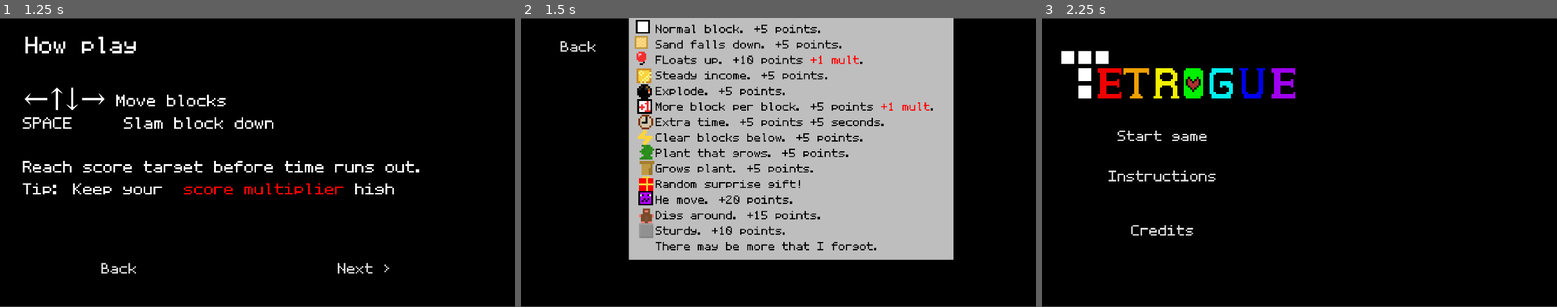
Above: before the commit, frames 1-3 (left to right).
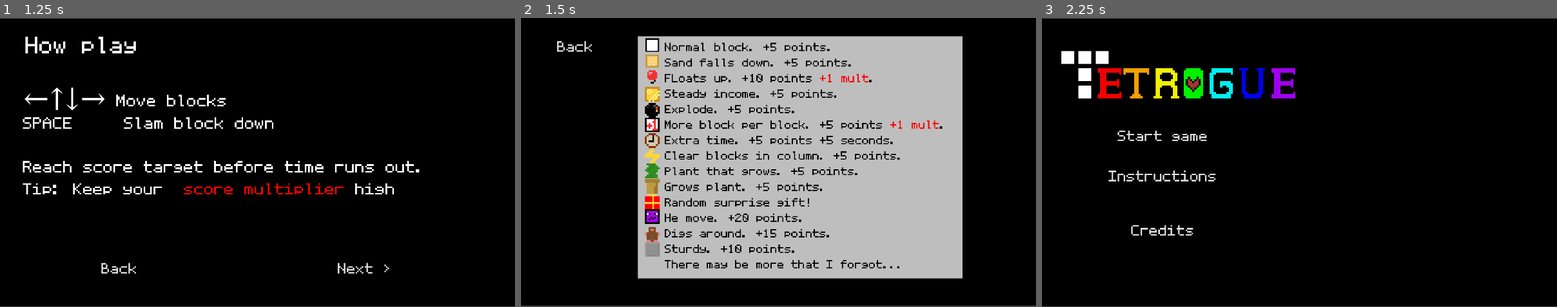
Above: after the commit, the same moments.

Repository: AsgerHB/create-jam-spring-2025
Game: Godot game, scene res://Scenes/Main Menu.tscn
Same seed, same stepped clock (60 frames per second), same inputs: the game is played once before the commit and once after it. Sound files missing from this copy of the repository are replaced by a short silence.
Inputs:
- Up to frame 1 (1.25 s): click "Instructions" at 0.5 s
- Up to frame 2 (1.5 s): click "Next >" at 1.25 s
- Up to frame 3 (2.25 s): click "Back" at 2 s

Frame 1 is identical in both runs. In frame 2, 21% of the frame differs, in the area x 0-100%, y 0-100%; in frame 3, nothing differs.

Commit message:
Add block instrutions to selector screen

Diff:
--- a/Prefabs/Selector.tscn
+++ b/Prefabs/Selector.tscn
@@ -5,7 +5,7 @@
 [ext_resource type="Texture2D" uid="uid://bb72uply2u8hi" path="res://Sprites/Black.png" id="2_wi3ll"]
 [ext_resource type="Script" uid="uid://bx82estqdp3a7" path="res://Scripts/LoopMusic.gd" id="3_637dj"]
 [ext_resource type="Texture2D" uid="uid://dj7j4put16rls" path="res://Sprites/Gray.png" id="3_w1dt1"]
-[ext_resource type="Theme" uid="uid://0guyg45mewl2" path="res://Theming/retro.tres" id="4_637dj"]
+[ext_resource type="PackedScene" uid="uid://bbnjt3yj141lc" path="res://Prefabs/block_instructions.tscn" id="8_jiw6k"]
 
 [node name="Selector" type="Node2D"]
 script = ExtResource("1_k2e2o")
@@ -25,15 +25,15 @@
 autoplay = true
 script = ExtResource("3_637dj")
 
-[node name="RichTextLabel" type="RichTextLabel" parent="."]
-offset_left = 1252.0
-offset_top = 153.0
-offset_right = 1817.0
-offset_bottom = 417.0
-theme = ExtResource("4_637dj")
-theme_override_font_sizes/normal_font_size = 120
-bbcode_enabled = true
-text = "[color=green]Level up![/color]
-Select 2"
+[node name="InstructionsPopup" type="Node2D" parent="."]
+position = Vector2(1241, 50)
+scale = Vector2(0.5, 0.5)
+
+[node name="BlackOutline" type="Sprite2D" parent="InstructionsPopup"]
+position = Vector2(605, 453)
+scale = Vector2(76.5255, 57.2619)
+texture = ExtResource("2_wi3ll")
+
+[node name="BlockInstructions" parent="InstructionsPopup" instance=ExtResource("8_jiw6k")]
 
 [connection signal="finished" from="Tetrogue-Menu" to="Tetrogue-Menu" method="_on_finished"]
--- /dev/null
+++ b/Prefabs/block_instructions.tscn
@@ -0,0 +1,135 @@
+[gd_scene load_steps=4 format=3 uid="uid://bbnjt3yj141lc"]
+
+[ext_resource type="Texture2D" uid="uid://dj7j4put16rls" path="res://Sprites/Gray.png" id="1_u0mki"]
+[ext_resource type="Texture2D" uid="uid://t27wqlp1hsc5" path="res://Sprites/BlockSprites.png" id="2_4oh6a"]
+[ext_resource type="Theme" uid="uid://0guyg45mewl2" path="res://Theming/retro.tres" id="3_v6a76"]
+
+[node name="BlockInstructions" type="Node2D"]
+
+[node name="Gray" type="Sprite2D" parent="."]
+position = Vector2(605.25, 451.75)
+scale = Vector2(6.02239, 3.74896)
+texture = ExtResource("1_u0mki")
+
+[node name="BlockSprites" type="Sprite2D" parent="Gray"]
+position = Vector2(-91.6204, -111.975)
+scale = Vector2(1.11686, 1.79415)
+texture = ExtResource("2_4oh6a")
+region_enabled = true
+region_rect = Rect2(0.0531025, 0.110546, 7.75385, 7.50169)
+
+[node name="BlockSprites2" type="Sprite2D" parent="Gray"]
+position = Vector2(-91.6204, -96.0388)
+scale = Vector2(1.03681, 1.61089)
+texture = ExtResource("2_4oh6a")
+region_enabled = true
+region_rect = Rect2(8, 0, 8, 8)
+
+[node name="BlockSprites3" type="Sprite2D" parent="Gray"]
+position = Vector2(-91.6204, -80.2158)
+scale = Vector2(1.01605, 1.6322)
+texture = ExtResource("2_4oh6a")
+region_enabled = true
+region_rect = Rect2(8, 16, 8, 8)
+
+[node name="BlockSprites4" type="Sprite2D" parent="Gray"]
+position = Vector2(-91.6204, -62.8777)
+scale = Vector2(1.14059, 1.83225)
+texture = ExtResource("2_4oh6a")
+region_enabled = true
+region_rect = Rect2(0, 8, 8, 8)
+
+[node name="BlockSprites5" type="Sprite2D" parent="Gray"]
+position = Vector2(-91.6204, -47.013)
+scale = Vector2(1.14059, 1.83225)
+texture = ExtResource("2_4oh6a")
+region_enabled = true
+region_rect = Rect2(8, 8, 8, 8)
+
+[node name="BlockSprites6" type="Sprite2D" parent="Gray"]
+position = Vector2(-91.6204, -32.3423)
+scale = Vector2(1.14059, 1.83225)
+texture = ExtResource("2_4oh6a")
+region_enabled = true
+region_rect = Rect2(0, 16, 8, 8)
+
+[node name="BlockSprites7" type="Sprite2D" parent="Gray"]
+position = Vector2(-91.6204, -16.8713)
+scale = Vector2(1.14059, 1.83225)
+texture = ExtResource("2_4oh6a")
+region_enabled = true
+region_rect = Rect2(16, 0, 8, 8)
+
+[node name="BlockSprites8" type="Sprite2D" parent="Gray"]
+position = Vector2(-91.6204, -1.40039)
+scale = Vector2(1.14059, 1.83225)
+texture = ExtResource("2_4oh6a")
+region_enabled = true
+region_rect = Rect2(32, 0, 8, 8)
+
+[node name="BlockSprites9" type="Sprite2D" parent="Gray"]
+position = Vector2(-91.6204, 13.5371)
+scale = Vector2(1.14059, 1.83225)
+texture = ExtResource("2_4oh6a")
+region_enabled = true
+region_rect = Rect2(32, 8, 8, 8)
+
+[node name="BlockSprites10" type="Sprite2D" parent="Gray"]
+position = Vector2(-91.6204, 29.008)
+scale = Vector2(1.14059, 1.83225)
+texture = ExtResource("2_4oh6a")
+region_enabled = true
+region_rect = Rect2(32, 16, 8, 8)
+
+[node name="BlockSprites11" type="Sprite2D" parent="Gray"]
+position = Vector2(-91.6204, 44.479)
+scale = Vector2(1.14059, 1.83225)
+texture = ExtResource("2_4oh6a")
+region_enabled = true
+region_rect = Rect2(24, 0, 8, 8)
+
+[node name="BlockSprites12" type="Sprite2D" parent="Gray"]
+position = Vector2(-91.6204, 59.1497)
+scale = Vector2(1.14059, 1.83225)
+texture = ExtResource("2_4oh6a")
+region_enabled = true
+region_rect = Rect2(24, 16, 8, 8)
+
+[node name="BlockSprites13" type="Sprite2D" parent="Gray"]
+position = Vector2(-91.6204, 76.7546)
+scale = Vector2(1.14059, 1.83225)
+texture = ExtResource("2_4oh6a")
+region_enabled = true
+region_rect = Rect2(40, 0, 8, 8)
+
+[node name="BlockSprites14" type="Sprite2D" parent="Gray"]
+position = Vector2(-91.6204, 91.692)
+scale = Vector2(1.14059, 1.83225)
+texture = ExtResource("2_4oh6a")
+region_enabled = true
+region_rect = Rect2(16, 8, 8, 8)
+
+[node name="RichTextLabel2" type="RichTextLabel" parent="."]
+offset_left = 99.5002
+offset_top = 11.4997
+offset_right = 1503.5
+offset_bottom = 895.5
+theme = ExtResource("3_v6a76")
+theme_override_colors/default_color = Color(0, 0, 0, 1)
+theme_override_font_sizes/normal_font_size = 70
+bbcode_enabled = true
+text = "Normal block. +5 points.
+Sand falls down. +5 points.
+FLoats up. +10 points [color=red]+1 mult[/color].
+Steady income. +5 points.
+Explode. +5 points.
+More block per block. +5 points [color=red]+1 mult[/color].
+Extra time. +5 points +5 seconds.
+Clear blocks in column. +5 points.
+Plant that grows. +5 points.
+Grows plant. +5 points.
+Random surprise gift!
+He move. +20 points.
+Digs around. +15 points.
+Sturdy. +10 points.
+There may be more that I forgot..."
--- a/Scenes/Instructions1.tscn
+++ b/Scenes/Instructions1.tscn
@@ -1,10 +1,10 @@
-[gd_scene load_steps=4 format=3 uid="uid://d1hqtmp8wnpd"]
+[gd_scene load_steps=4 format=3 uid="uid://bwm54cidfov30"]
 
 [ext_resource type="Script" uid="uid://cb8yt3moiakpn" path="res://Scripts/Credits.gd" id="1_vs51u"]
 [ext_resource type="Texture2D" uid="uid://bb72uply2u8hi" path="res://Sprites/Black.png" id="2_8lqe2"]
 [ext_resource type="Theme" uid="uid://0guyg45mewl2" path="res://Theming/retro.tres" id="3_mq808"]
 
-[node name="Menu2" type="Node2D"]
+[node name="Menu3" type="Node2D"]
 script = ExtResource("1_vs51u")
 
 [node name="Black" type="Sprite2D" parent="."]
--- a/Scenes/Instructions2.tscn
+++ b/Scenes/Instructions2.tscn
@@ -1,157 +1,31 @@
-[gd_scene load_steps=6 format=3 uid="uid://ccggcah8x2y63"]
+[gd_scene load_steps=5 format=3 uid="uid://b1h7kajwfrkrv"]
 
 [ext_resource type="Script" uid="uid://cb8yt3moiakpn" path="res://Scripts/Credits.gd" id="1_4uyco"]
 [ext_resource type="Texture2D" uid="uid://bb72uply2u8hi" path="res://Sprites/Black.png" id="2_1cyd4"]
 [ext_resource type="Theme" uid="uid://0guyg45mewl2" path="res://Theming/retro.tres" id="3_m48fc"]
-[ext_resource type="Texture2D" uid="uid://dj7j4put16rls" path="res://Sprites/Gray.png" id="3_rv3dk"]
-[ext_resource type="Texture2D" uid="uid://t27wqlp1hsc5" path="res://Sprites/BlockSprites.png" id="5_xl543"]
+[ext_resource type="PackedScene" uid="uid://bbnjt3yj141lc" path="res://Prefabs/block_instructions.tscn" id="4_1cyd4"]
 
 [node name="Menu" type="Node2D"]
 script = ExtResource("1_4uyco")
 
 [node name="Black" type="Sprite2D" parent="."]
-position = Vector2(958.5, 539.5)
+position = Vector2(960.5, 537.5)
 scale = Vector2(120.188, 67.1875)
 texture = ExtResource("2_1cyd4")
-
-[node name="Gray" type="Sprite2D" parent="."]
-position = Vector2(1007.25, 451.75)
-scale = Vector2(6.02239, 3.74896)
-texture = ExtResource("3_rv3dk")
-
-[node name="BlockSprites" type="Sprite2D" parent="Gray"]
-position = Vector2(-91.8725, -111.975)
-scale = Vector2(1.11686, 1.79415)
-texture = ExtResource("5_xl543")
-region_enabled = true
-region_rect = Rect2(0.0531025, 0.110546, 7.75385, 7.50169)
-
-[node name="BlockSprites2" type="Sprite2D" parent="Gray"]
-position = Vector2(-92.7749, -96.0388)
-scale = Vector2(1.03681, 1.61089)
-texture = ExtResource("5_xl543")
-region_enabled = true
-region_rect = Rect2(8, 0, 8, 8)
-
-[node name="BlockSprites3" type="Sprite2D" parent="Gray"]
-position = Vector2(-92.6918, -80.2158)
-scale = Vector2(1.01605, 1.6322)
-texture = ExtResource("5_xl543")
-region_enabled = true
-region_rect = Rect2(8, 16, 8, 8)
-
-[node name="BlockSprites4" type="Sprite2D" parent="Gray"]
-position = Vector2(-91.0314, -62.8777)
-scale = Vector2(1.14059, 1.83225)
-texture = ExtResource("5_xl543")
-region_enabled = true
-region_rect = Rect2(0, 8, 8, 8)
-
-[node name="BlockSprites5" type="Sprite2D" parent="Gray"]
-position = Vector2(-90.7863, -47.013)
-scale = Vector2(1.14059, 1.83225)
-texture = ExtResource("5_xl543")
-region_enabled = true
-region_rect = Rect2(8, 8, 8, 8)
-
-[node name="BlockSprites6" type="Sprite2D" parent="Gray"]
-position = Vector2(-90.6202, -32.3423)
-scale = Vector2(1.14059, 1.83225)
-texture = ExtResource("5_xl543")
-region_enabled = true
-region_rect = Rect2(0, 16, 8, 8)
-
-[node name="BlockSprites7" type="Sprite2D" parent="Gray"]
-position = Vector2(-90.1221, -16.8713)
-scale = Vector2(1.14059, 1.83225)
-texture = ExtResource("5_xl543")
-region_enabled = true
-region_rect = Rect2(16, 0, 8, 8)
-
-[node name="BlockSprites8" type="Sprite2D" parent="Gray"]
-position = Vector2(-90.4542, -1.40039)
-scale = Vector2(1.14059, 1.83225)
-texture = ExtResource("5_xl543")
-region_enabled = true
-region_rect = Rect2(32, 0, 8, 8)
-
-[node name="BlockSprites9" type="Sprite2D" parent="Gray"]
-position = Vector2(-89.2918, 13.5371)
-scale = Vector2(1.14059, 1.83225)
-texture = ExtResource("5_xl543")
-region_enabled = true
-region_rect = Rect2(32, 8, 8, 8)
-
-[node name="BlockSprites10" type="Sprite2D" parent="Gray"]
-position = Vector2(-89.2918, 29.008)
-scale = Vector2(1.14059, 1.83225)
-texture = ExtResource("5_xl543")
-region_enabled = true
-region_rect = Rect2(32, 16, 8, 8)
-
-[node name="BlockSprites11" type="Sprite2D" parent="Gray"]
-position = Vector2(-89.79, 44.479)
-scale = Vector2(1.14059, 1.83225)
-texture = ExtResource("5_xl543")
-region_enabled = true
-region_rect = Rect2(24, 0, 8, 8)
-
-[node name="BlockSprites12" type="Sprite2D" parent="Gray"]
-position = Vector2(-90.1221, 59.1497)
-scale = Vector2(1.14059, 1.83225)
-texture = ExtResource("5_xl543")
-region_enabled = true
-region_rect = Rect2(24, 16, 8, 8)
-
-[node name="BlockSprites13" type="Sprite2D" parent="Gray"]
-position = Vector2(-89.6239, 76.7546)
-scale = Vector2(1.14059, 1.83225)
-texture = ExtResource("5_xl543")
-region_enabled = true
-region_rect = Rect2(40, 0, 8, 8)
-
-[node name="BlockSprites14" type="Sprite2D" parent="Gray"]
-position = Vector2(-89.79, 91.692)
-scale = Vector2(1.14059, 1.83225)
-texture = ExtResource("5_xl543")
-region_enabled = true
-region_rect = Rect2(16, 8, 8, 8)
-
-[node name="RichTextLabel2" type="RichTextLabel" parent="."]
-offset_left = 501.5
-offset_top = 11.5
-offset_right = 1905.5
-offset_bottom = 895.5
-theme = ExtResource("3_m48fc")
-theme_override_colors/default_color = Color(0, 0, 0, 1)
-theme_override_font_sizes/normal_font_size = 70
-bbcode_enabled = true
-text = "Normal block. +5 points.
-Sand falls down. +5 points.
-FLoats up. +10 points [color=red]+1 mult[/color].
-Steady income. +5 points.
-Explode. +5 points.
-More block per block. +5 points [color=red]+1 mult[/color].
-Extra time. +5 points +5 seconds.
-Clear blocks below. +5 points.
-Plant that grows. +5 points.
-Grows plant. +5 points.
-Random surprise gift!
-He move. +20 points.
-Digs around. +15 points.
-Sturdy. +10 points.
-There may be more that I forgot."
 
 [node name="Interactive" type="Node2D" parent="."]
 script = ExtResource("1_4uyco")
 
 [node name="BackButton" type="Button" parent="Interactive"]
-offset_left = -138.0
+offset_left = -151.0
 offset_top = 49.0
-offset_right = 570.0
+offset_right = 557.0
 offset_bottom = 163.0
 theme = ExtResource("3_m48fc")
 theme_override_font_sizes/font_size = 90
 text = "Back"
 
+[node name="BlockInstructions" parent="." instance=ExtResource("4_1cyd4")]
+position = Vector2(436, 69)
+
 [connection signal="pressed" from="Interactive/BackButton" to="Interactive" method="_on_back_button_pressed"]
--- a/Scenes/Selector.tscn
+++ b/Scenes/Selector.tscn
@@ -1,15 +1,18 @@
-[gd_scene load_steps=6 format=3 uid="uid://dxy1i87sje2kt"]
+[gd_scene load_steps=8 format=3 uid="uid://c66m7rop43jtp"]
 
 [ext_resource type="Script" uid="uid://b8gaikrmlclxy" path="res://Scripts/selector.gd" id="1_k2e2o"]
 [ext_resource type="Texture2D" uid="uid://bb72uply2u8hi" path="res://Sprites/Black.png" id="2_ji8yk"]
 [ext_resource type="AudioStream" uid="uid://bkslgyuj1ovc7" path="res://Sound/Tetrogue - Menu.wav" id="2_q75pq"]
 [ext_resource type="Script" uid="uid://bx82estqdp3a7" path="res://Scripts/LoopMusic.gd" id="3_c44gr"]
 [ext_resource type="Theme" uid="uid://0guyg45mewl2" path="res://Theming/retro.tres" id="4_c44gr"]
+[ext_resource type="Script" uid="uid://cb8yt3moiakpn" path="res://Scripts/Credits.gd" id="6_fc8d2"]
+[ext_resource type="PackedScene" uid="uid://bbnjt3yj141lc" path="res://Prefabs/block_instructions.tscn" id="6_h32ys"]
 
-[node name="Selector2" type="Node2D"]
+[node name="Selector" type="Node2D"]
 script = ExtResource("1_k2e2o")
 
 [node name="Black" type="Sprite2D" parent="."]
+visible = false
 position = Vector2(953, 546)
 scale = Vector2(125.25, 72.375)
 texture = ExtResource("2_ji8yk")
@@ -31,4 +34,29 @@
 text = "[color=green]Level up![/color]
 Select 2"
 
+[node name="Interactive" type="Node2D" parent="."]
+script = ExtResource("6_fc8d2")
+
+[node name="ToggleInstructionsButton" type="Button" parent="Interactive"]
+offset_left = 1288.0
+offset_top = 881.0
+offset_right = 1996.0
+offset_bottom = 995.0
+theme = ExtResource("4_c44gr")
+theme_override_font_sizes/font_size = 90
+text = "Help"
+metadata/_edit_use_anchors_ = true
+
+[node name="InstructionsPopup" type="Node2D" parent="."]
+visible = false
+position = Vector2(77, 71)
+
+[node name="BlackOutline" type="Sprite2D" parent="InstructionsPopup"]
+position = Vector2(605, 453)
+scale = Vector2(76.5255, 57.2619)
+texture = ExtResource("2_ji8yk")
+
+[node name="BlockInstructions" parent="InstructionsPopup" instance=ExtResource("6_h32ys")]
+
 [connection signal="finished" from="Tetrogue-Menu" to="Tetrogue-Menu" method="_on_finished"]
+[connection signal="pressed" from="Interactive/ToggleInstructionsButton" to="Interactive" method="_on_block_help_toggle"]
Not shown: 1 places in Scenes/Main Menu.tscn that only renumber resources
